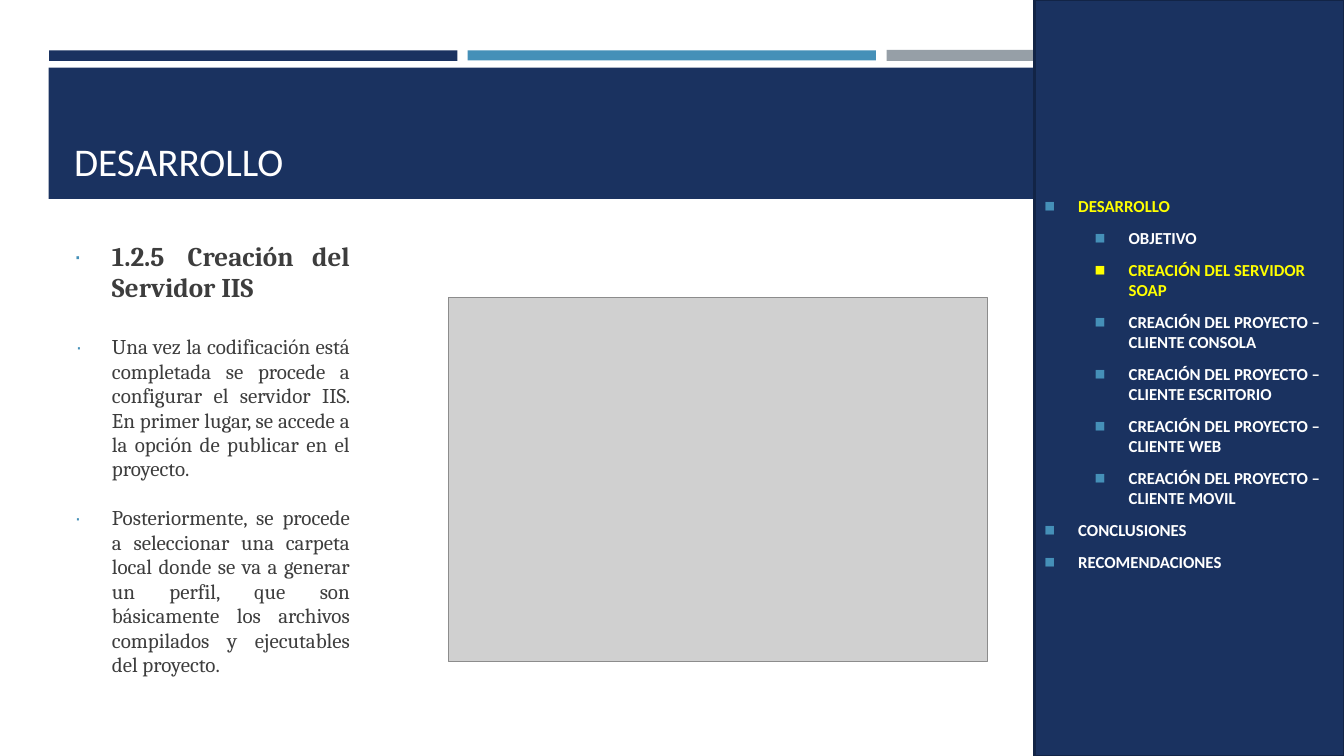
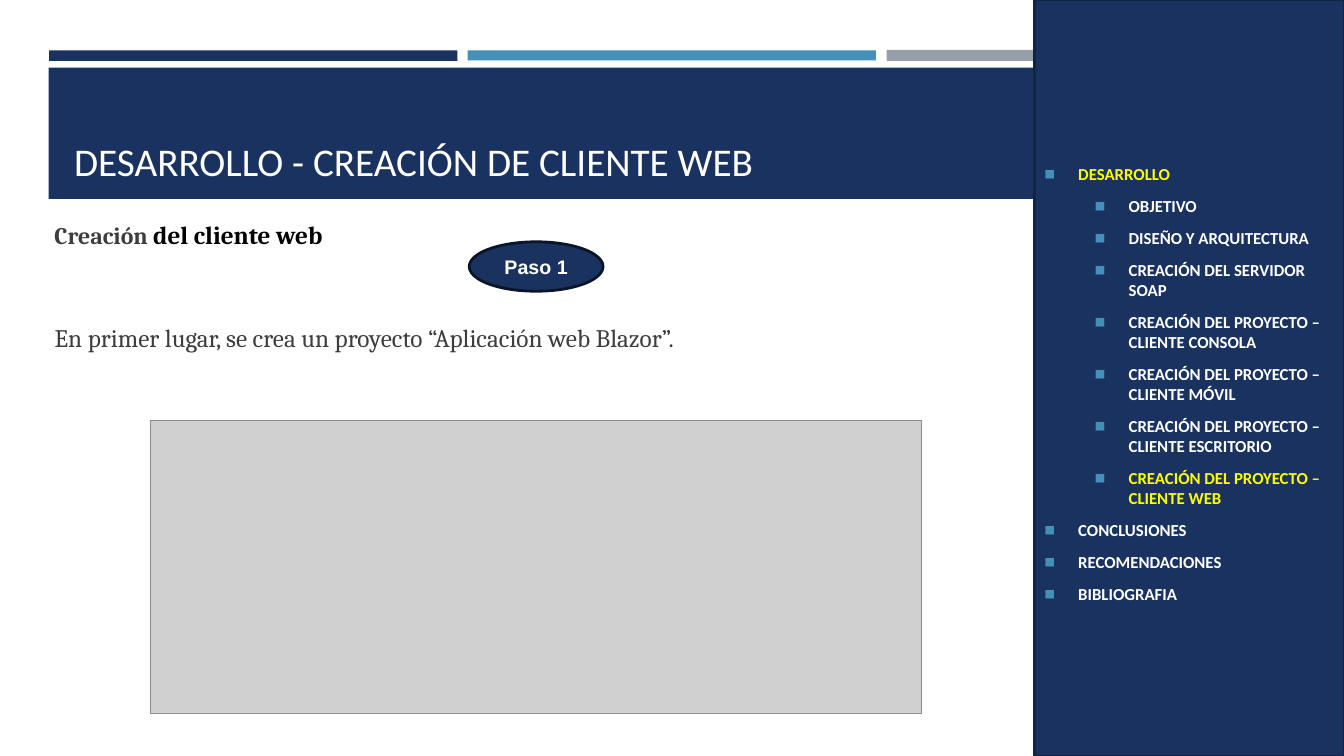
Before and after one commit to ArielGuevara/WS_TicketPremiun_DotNet_SOAP_GR5, a slide deck: slide 47 of 05. DOCUMENTACION/02. MANUAL TECNICO/PRESENTACION_SOAP_ BDD_DOTNET.pptx (slide 18 before the commit). Drawn at 1344x756 pixels with LibreOffice and Linux fonts; fonts in the diff are those of the drawing; grey boxes stand for pictures. Boxes give left, top, right and bottom in pixels: in the first picture for what was removed or moved away, otherwise in the second. Text is boxed around its words. In the diff, an @@ line names an element or a change of style, - is before the commit and + after.

```diff
--- a/05. DOCUMENTACION/02. MANUAL TECNICO/PRESENTACION_SOAP_ BDD_DOTNET.pptx
+++ b/05. DOCUMENTACION/02. MANUAL TECNICO/PRESENTACION_SOAP_ BDD_DOTNET.pptx
@@ title at (x1=74, y1=143, x2=753, y2=177): text changed @@
-DESARROLLO
+DESARROLLO - CREACIÓN DE CLIENTE WEB
@@ text added at (x1=54, y1=226, x2=322, y2=245), 18 pt, text #000000, bold @@
+Creación del cliente web
@@ text in rectangle at (x1=1129, y1=230, x2=1308, y2=246): paragraph added @@
+  ◼ DISEÑO Y ARQUITECTURA
@@ text removed at (x1=112, y1=247, x2=350, y2=677) @@
-∙ 1.2.5 Creación del Servidor IIS
-∙ Una vez la codificación está completada se procede a configurar el servidor IIS. En primer lugar, se accede a la opción de publicar en el proyecto.
-∙ Posteriormente, se procede a seleccionar una carpeta local donde se va a generar un perfil, que son básicamente los archivos compilados y ejecutables del proyecto.
@@ ellipse added at (x1=469, y1=242, x2=603, y2=291), fill #1A3260, outline #0B162A 2 pt, 14 pt, text #FFFFFF, bold @@
+Paso 1
@@ text in rectangle at (x1=1129, y1=262, x2=1308, y2=504): text colour #FFFF00 to #FFFFFF in "CREACIÓN DEL SERVIDOR SOAP"; text colour #FFFFFF to #FFFF00 in "CREACIÓN DEL PROYECTO – CLIENTE WEB"; bullet colour #FFFF00 to #4590B8 @@
@@ picture removed at (x1=449, y1=298, x2=988, y2=662) @@
@@ text added at (x1=55, y1=329, x2=674, y2=353), 18 pt, text #3D3D3D @@
+En primer lugar, se crea un proyecto “Aplicación web Blazor”.
@@ text in rectangle at (x1=1129, y1=366, x2=1308, y2=400): paragraph added @@
+  ◼ CREACIÓN DEL PROYECTO – CLIENTE MÓVIL
@@ picture added at (x1=151, y1=420, x2=923, y2=714) @@
@@ text in rectangle at (x1=1129, y1=471, x2=1308, y2=504): paragraph removed @@
-  ◼ CREACIÓN DEL PROYECTO – CLIENTE MOVIL
@@ text in rectangle at (x1=1078, y1=589, x2=1177, y2=600): paragraph added @@
+◼ BIBLIOGRAFIA
```
Also in this commit, not shown: 25 other slides changed, 29 slides added, 55 slides removed, 1 other file.
